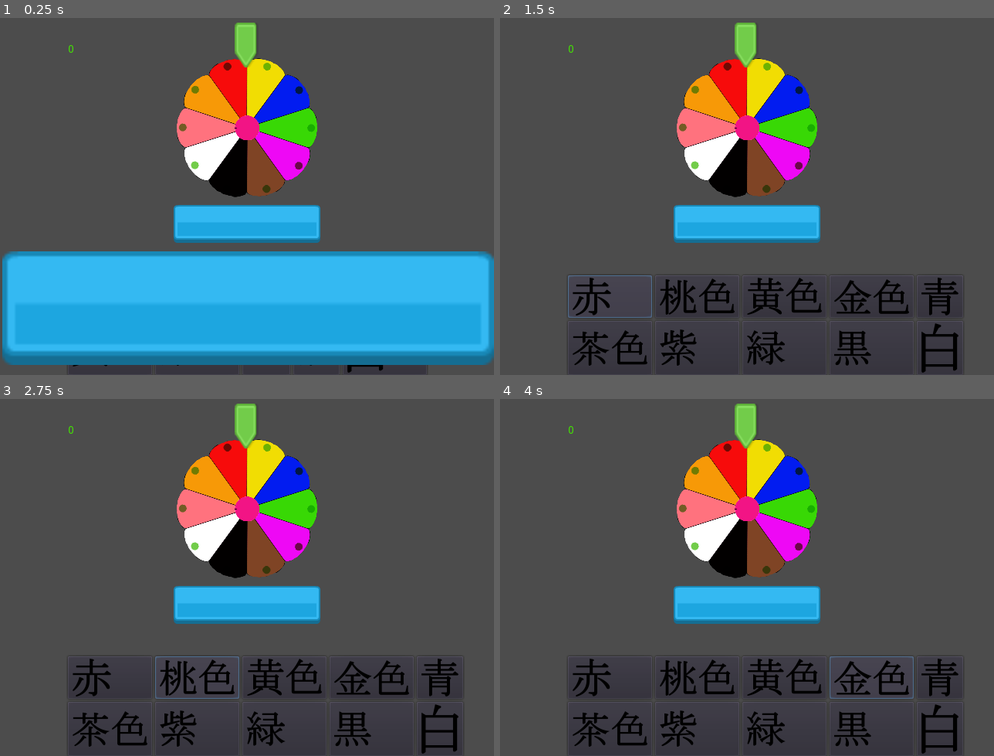
Above: before the commit, frames 1-4 (two rows, left to right).
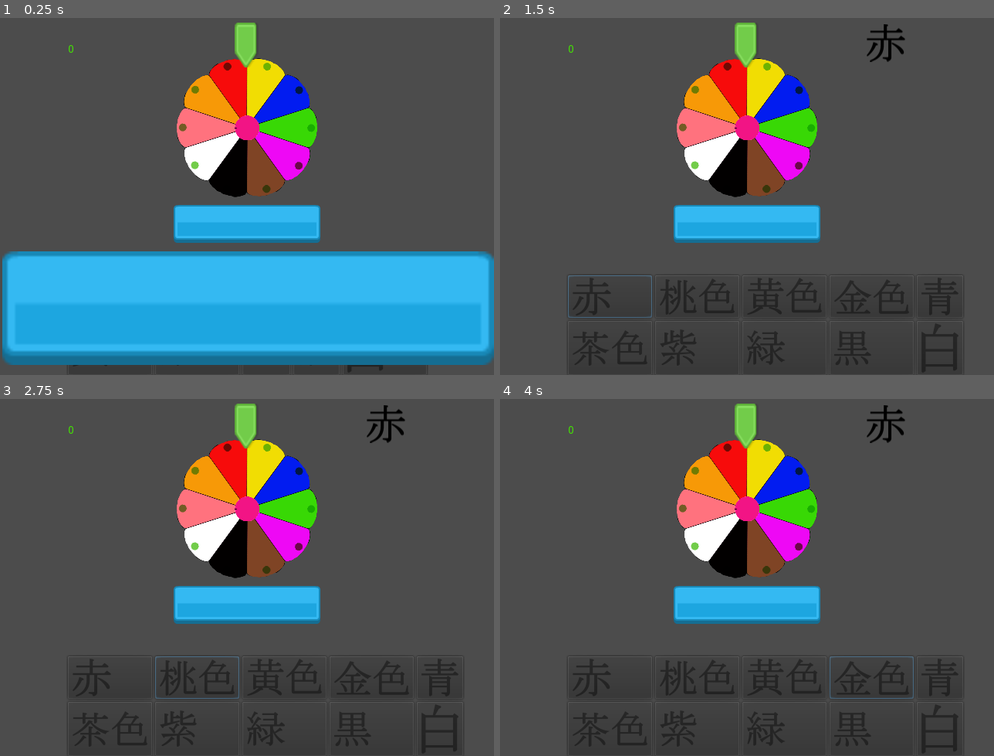
Above: after the commit, the same moments.

Repository: josprachi/Kanji-Colors
Game: Godot game, scene res://Scenes/GameScene.tscn
The game is run twice, just before and just after one commit, with the same random seed, the same clock (stepped at 60 frames per second) and the same inputs.
Inputs (mouse positions are in pixels of both pictures, inside the frame that each line leads up to):
- Up to frame 1 (0.25 s): no input
- Up to frame 2 (1.5 s): click (747, 225) at 0.5 s; click (608, 296) at 1.25 s
- Up to frame 3 (2.75 s): click (197, 677) at 2.02 s
- Up to frame 4 (4 s): click (786, 677) at 2.77 s; click (870, 677) at 3.52 s

The runs differ from the first frame. In frame 1, less than 0.1% of the frame differs, in the area x 14-78%, y 97-100%; in frame 2, 3.5%, in the area x 14-93%, y 1-100%; in frame 3, 3.5%; in frame 4, 3.5%.

Commit message:
display which button is pressed

Diff:
--- a/Scripts/Menu.gd
+++ b/Scripts/Menu.gd
@@ -7,20 +7,21 @@
 var coverPos
 var coverFinalPos
 var posArray:= [0,1,2,3,4,5,6,7,8,9]
-#onready var tween := get_node("Tween")
+
 # Called when the node enters the scene tree for the first time.
 func _ready():
-	#print($CoverSprite.get_rect().size.y)
 	coverPos=$CoverSprite.position
 	coverFinalPos=Vector2($CoverSprite.position.x,coverPos.y+($CoverSprite.get_rect().size.y*4))#texture.get_size().y)
 	var index=0
 	for button in get_tree().get_nodes_in_group("ColorButtons"):
 		button.connect("pressed", self, "_which_button_pressed", [button])
+		button.disabled = true
 
 func _which_button_pressed(button):
+	#call check button name method from color wheel class
 	get_parent().get_node("ColorWheel").checkButtonName(button)
-	#var button_name = button.name
-	#print(button_name)
+	disableColorButtons(true)
+
 
 func show_Buttons():
 	$Tween.interpolate_property($CoverSprite, "position",coverPos, coverFinalPos, 0.5,Tween.TRANS_LINEAR, Tween.EASE_IN_OUT)
@@ -38,11 +39,14 @@
 	var tex=preload("res://Assets/Menu/green_button01.png")
 	$SpinButton.texture_normal=tex
 
+func disableColorButtons(val):
+	for button in get_tree().get_nodes_in_group("ColorButtons"):
+		button.disabled = val
+
 func _on_SpinButton_pressed():
-
 	posArray.shuffle()
 	var index=0
-	#print(posArray)
+	disableColorButtons(false)
 	while index<$ButtonRect/ButtonArray.get_child_count():
 		$ButtonRect/ButtonArray.move_child($ButtonRect/ButtonArray.get_children()[index],posArray[index])
 		index+=1
--- a/Scripts/WheelOfFortune.gd
+++ b/Scripts/WheelOfFortune.gd
@@ -2,8 +2,7 @@
 
 
 # Declare member variables here. Examples:
-# var a = 2
-# var b = "text"
+
 var rng
 var petalColor
 
@@ -18,13 +17,16 @@
 		self.angular_velocity=rng.randf_range(40.0, 150.0) #pass # Replace with function body.
 
 func checkButtonName(button):
-	print("here1")
+	#match the color of petal with name of button color and display sprite on the button in the corner and display color too
+	get_parent().get_node("Color_NameSprite").texture = button.icon
+	get_parent().get_node("Color_NameSprite").visible=true
 	print(button.name)
-	print("here2")
+
 
 func _on_WheelPin_body_entered(body):
 	#print(self.angular_velocity)
 	if self.angular_velocity<1 :
 		if(body.get_name().begins_with ("Petal")):
 			print(body.PetalColorName)
-			self.angular_velocity=0.0
+			petalColor = body.PetalColorName
+			self.angular_velocity = 0.0
